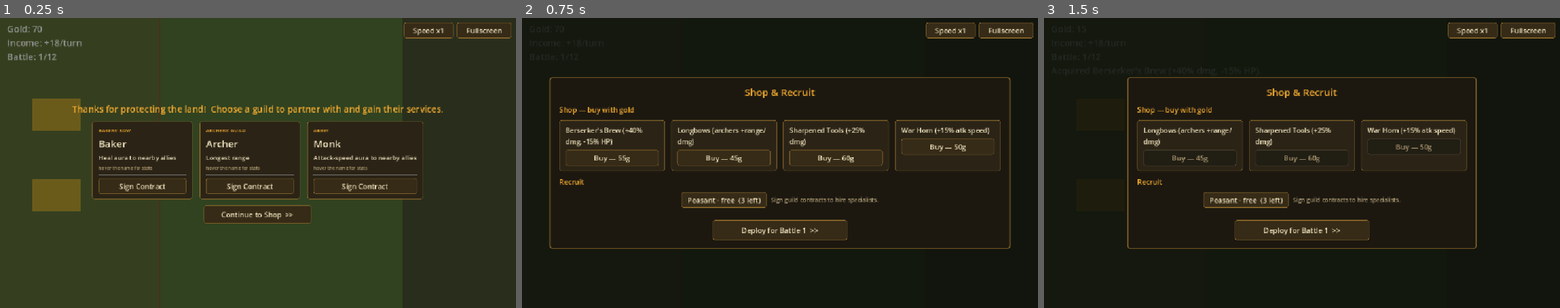
Above: before the commit, frames 1-3 (left to right).
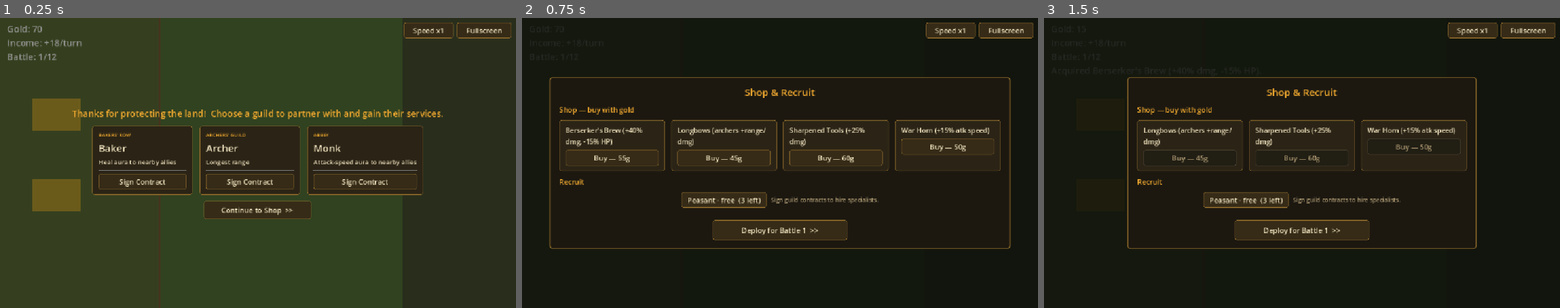
Above: after the commit, the same moments.

Repository: Jazzboy2567/protect-your-plot
Game: Godot game, scene res://Main.tscn
Same seed, same stepped clock (60 frames per second), same inputs: the game is played once before the commit and once after it.
Inputs:
- Up to frame 1 (0.25 s): no input
- Up to frame 2 (0.75 s): click "Continue to Shop >>" at 0.5 s
- Up to frame 3 (1.5 s): click "Buy — 55g" at 1.25 s

The runs differ from the first frame. In frame 1, 7.3% of the frame differs, in the area x 14-86%, y 30-71%; in frame 2, nothing differs; in frame 3, nothing differs.

Commit message:
Hover-for-stats on all unit UI; drop the explicit hint
- Remove the "hover the name for stats" label (let it be inferred)
- Shared _unit_tooltip(id) drives tooltips on guild card names, the
  Recruit buttons (Peasant + contracted specialists like Fisherman,
  Baker...), and the deploy building buttons

Co-Authored-By: Claude Opus 4.8 <noreply@anthropic.com>

Diff:
--- a/scripts/Main.gd
+++ b/scripts/Main.gd
@@ -766,9 +766,22 @@
 	row.add_child(b)
 	return row
 
+func _unit_tooltip(id: String) -> String:
+	var d: Dictionary = GameData.UNITS[id]
+	var rng := float(d.get("range", 6))
+	var lines: Array = [str(d["name"]), "Health: %d" % int(d["hp"])]
+	if float(d.get("damage", 0)) > 0.0:
+		lines.append("Damage: %d" % int(d["damage"]))
+	lines.append("Atk speed: %.1f / s" % (1.0 / float(d.get("cooldown", 1.0))))
+	lines.append("Range: %s" % ("melee" if rng <= 12.0 else str(int(rng))))
+	if float(d.get("armor", 0)) > 0.0:
+		lines.append("Armor: %d" % int(d["armor"]))
+	if SPECIALTY.has(id):
+		lines.append(str(SPECIALTY[id]))
+	return "\n".join(lines)
+
 func _guild_card(id: String) -> Control:
 	var d: Dictionary = GameData.UNITS[id]
-	var rng := float(d.get("range", 6))
 	var pc := PanelContainer.new()
 	pc.add_theme_stylebox_override("panel", _card_style())
 	pc.custom_minimum_size = Vector2(224, 0)
@@ -785,20 +798,13 @@
 	nm.add_theme_color_override("font_color", COL_INK)
 	nm.add_theme_font_size_override("font_size", 22)
 	nm.mouse_filter = Control.MOUSE_FILTER_STOP   # so the tooltip shows on hover
-	nm.tooltip_text = "Health: %d\nDamage: %d\nAtk speed: %.1f / s\nRange: %s\nCost: %dg" % [
-		int(d["hp"]), int(d["damage"]), 1.0 / float(d.get("cooldown", 1.0)),
-		"melee" if rng <= 12.0 else str(int(rng)), int(d["cost"])]
+	nm.tooltip_text = _unit_tooltip(id)
 	v.add_child(nm)
 	var sp := Label.new()
 	sp.text = str(SPECIALTY.get(id, ""))
 	sp.add_theme_color_override("font_color", COL_INK)
 	sp.add_theme_font_size_override("font_size", 14)
 	v.add_child(sp)
-	var hint := Label.new()
-	hint.text = "hover the name for stats"
-	hint.add_theme_color_override("font_color", COL_SOFT)
-	hint.add_theme_font_size_override("font_size", 10)
-	v.add_child(hint)
 	v.add_child(HSeparator.new())
 	var btn := Button.new()
 	btn.text = "Sign Contract"
@@ -919,6 +925,7 @@
 	outer.add_child(rrow)
 	var pb := _menu_button("Peasant · free  (%d left)" % peasant_recruits, func(): _buy("peasant"))
 	pb.custom_minimum_size = Vector2(190, 30)
+	pb.tooltip_text = _unit_tooltip("peasant")
 	pb.disabled = peasant_recruits <= 0
 	rrow.add_child(pb)
 	if contracts.is_empty():
@@ -932,6 +939,7 @@
 			var cost: int = GameData.UNITS[id]["cost"]
 			var b := _menu_button("%s · %dg  (%d)" % [GameData.UNITS[id]["name"], cost, specialist_recruits], func(): _buy(id))
 			b.custom_minimum_size = Vector2(190, 30)
+			b.tooltip_text = _unit_tooltip(id)
 			b.disabled = specialist_recruits <= 0 or gold < cost
 			rrow.add_child(b)
 
@@ -1028,6 +1036,7 @@
 		var cost: int = GameData.UNITS[id]["cost"]
 		var mark := " <" if _build_sel == id else ""
 		var b := _mk_button("%s — %dg%s" % [GameData.UNITS[id]["name"], cost, mark], Vector2(bx, by), Vector2(200, 28), func(): _set_build_sel(id))
+		b.tooltip_text = "%s\nHealth: %d  ·  Armor: %d\nBlocks enemies until destroyed." % [GameData.UNITS[id]["name"], int(GameData.UNITS[id]["hp"]), int(GameData.UNITS[id].get("armor", 0))]
 		b.disabled = gold < cost
 		by += 30
 	by += 8
